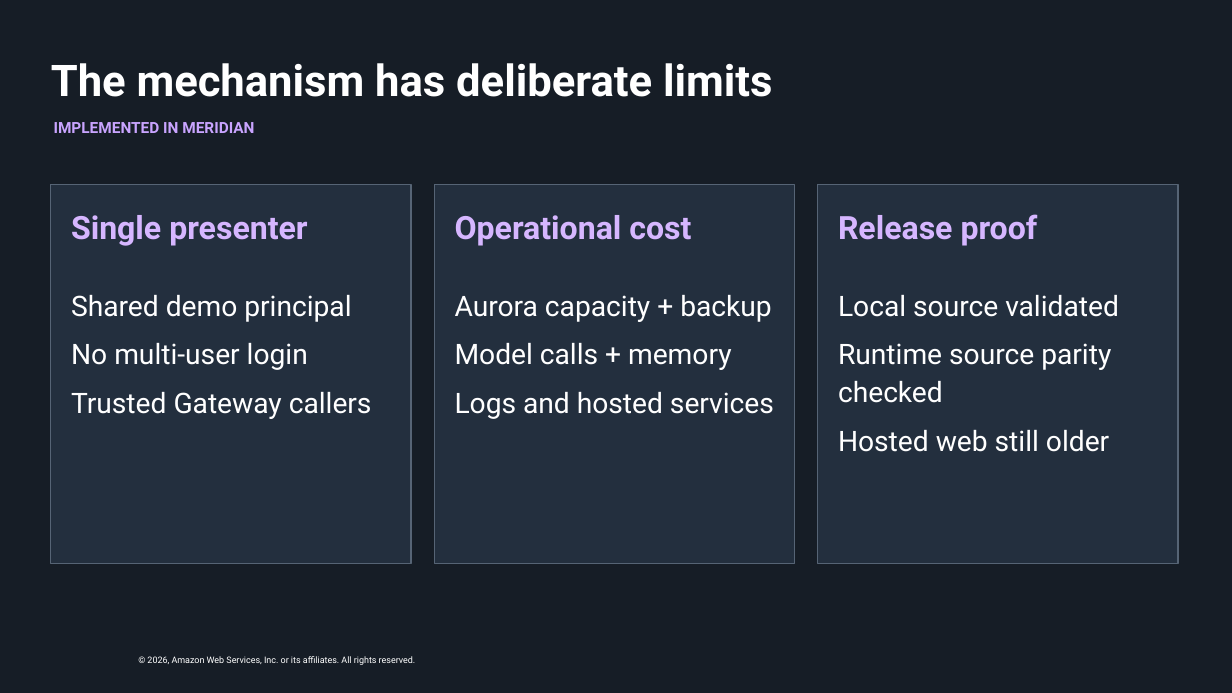
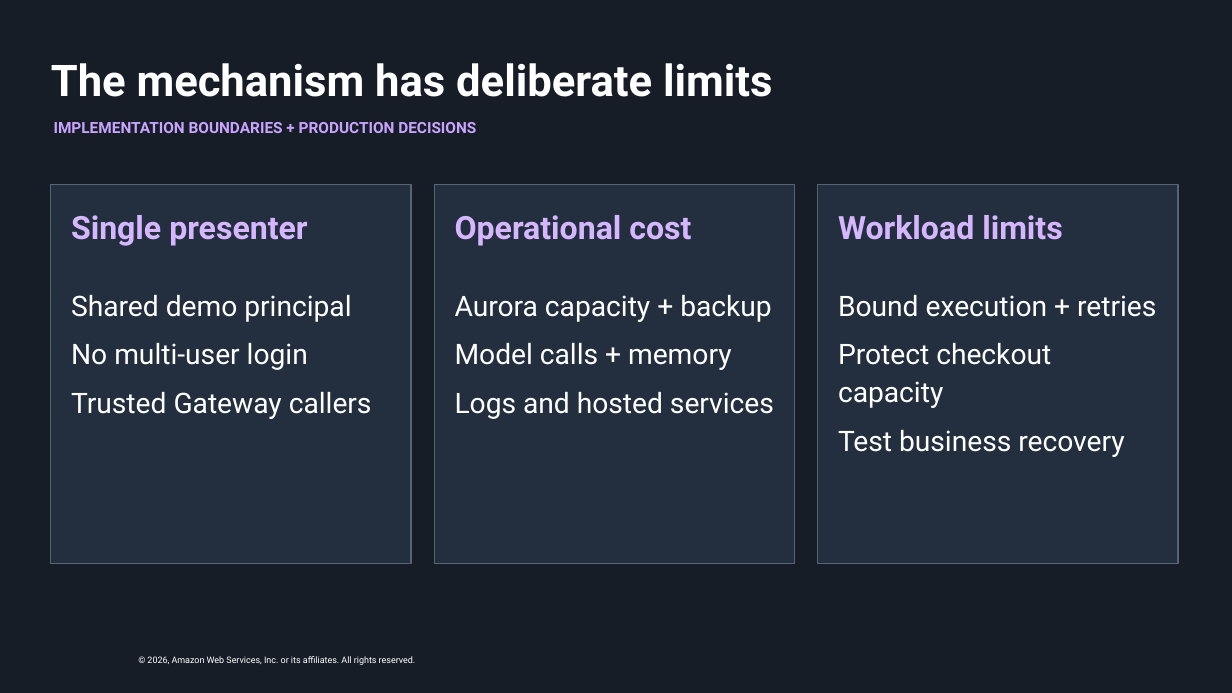
Before and after one commit to aws-samples/sample-stateful-agentic-ai-workflows-aurora-mcp-agentcore, a slide deck: slide 20 of meridian/docs/presentation/Meridian-reInvent-chalk-talk.pptx. Drawn at 1232x693 pixels with LibreOffice and Linux fonts; fonts in the diff are those of the drawing; background and template pictures are left out. Boxes give left, top, right and bottom in pixels: in the first picture for what was removed or moved away, otherwise in the second. Text is boxed around its words. In the diff, an @@ line names an element or a change of style, - is before the commit and + after.

```diff
--- a/meridian/docs/presentation/Meridian-reInvent-chalk-talk.pptx
+++ b/meridian/docs/presentation/Meridian-reInvent-chalk-talk.pptx
@@ text at box(54, 122, 476, 133): text changed @@
-IMPLEMENTED IN MERIDIAN
+IMPLEMENTATION BOUNDARIES + PRODUCTION DECISIONS
@@ text at box(838, 215, 1062, 240): text changed @@
-Release proof
+Workload limits
@@ text at box(838, 295, 1156, 457): text changed @@
-Local source validated
-Runtime source parity checked
-Hosted web still older
+Bound execution + retries
+Protect checkout capacity
+Test business recovery
```
Also in this commit, not shown: 4 other slides changed, 42 other files.
